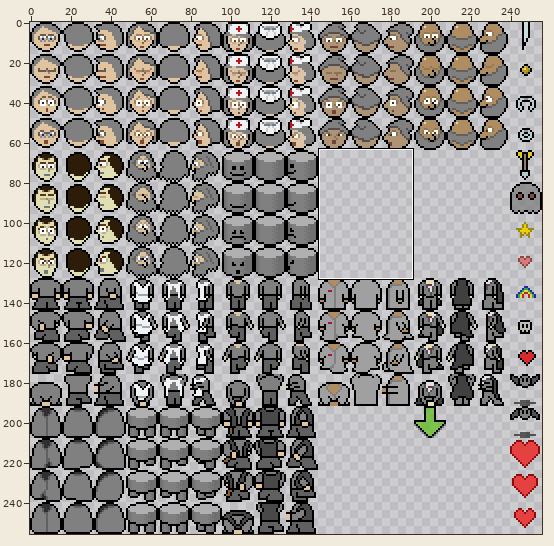
File history of a sprite sheet, src/data/tilesheet/003-hero.png. Above, an overview of the earlier version with the close-up marked.
Close-up. Earlier state:
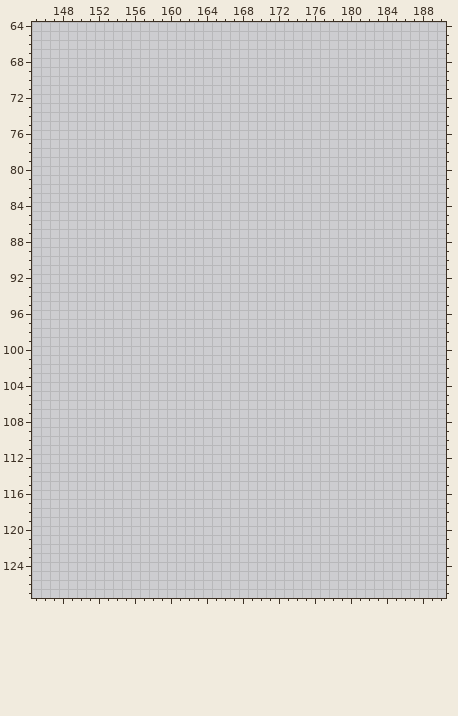
The file is 256x256 pixels. Colours within 5 levels of each other are drawn and written as one. Shown: x 145..190, y 64..127. The commit also changed other parts of the picture, which this record leaves out.
Palette (. is transparent): 
Pixels before (only the part around the change), first column x 145:
 64 ..............................................
 65 ..............................................
 66 ..............................................
 67 ..............................................
 68 ..............................................
 69 ..............................................
 70 ..............................................
 71 ..............................................
 72 ..............................................
 73 ..............................................
 74 ..............................................
 75 ..............................................
 76 ..............................................
 77 ..............................................
 78 ..............................................
 79 ..............................................
 80 ..............................................
 81 ..............................................
 82 ..............................................
 83 ..............................................
 84 ..............................................
 85 ..............................................
 86 ..............................................
 87 ..............................................
 88 ..............................................
 89 ..............................................
 90 ..............................................
 91 ..............................................
 92 ..............................................
 93 ..............................................
 94 ..............................................
 95 ..............................................
 96 ..............................................
 97 ..............................................
 98 ..............................................
 99 ..............................................
100 ..............................................
101 ..............................................
102 ..............................................
103 ..............................................
104 ..............................................
105 ..............................................
106 ..............................................
107 ..............................................
108 ..............................................
109 ..............................................
110 ..............................................
111 ..............................................
112 ..............................................
113 ..............................................
114 ..............................................
115 ..............................................
116 ..............................................
117 ..............................................
118 ..............................................
119 ..............................................
120 ..............................................
121 ..............................................
122 ..............................................
123 ..............................................
124 ..............................................
125 ..............................................
126 ..............................................
127 ..............................................
The result:
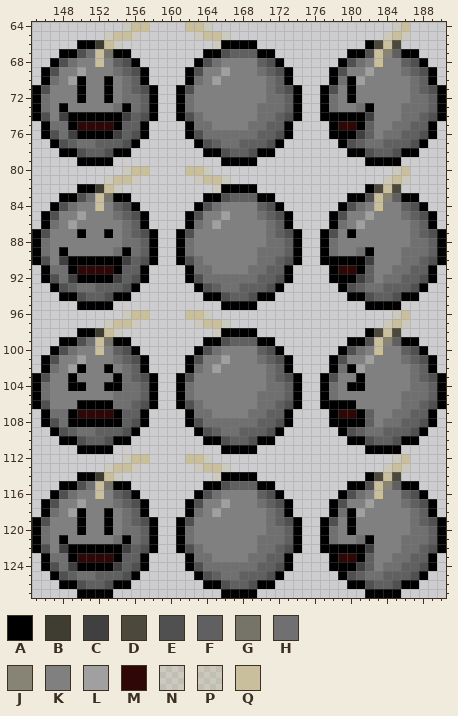
Colours new in this view: A #000000  B #3f3c31  C #404040  D #4c483b  E #505050  F #606060  G #767368  H #707070  J #878476  K #808080  L #a0a0a0  M #2f0707  N #c9bf9c51  P #c9bf9c61  Q #c9bf9c
The edit:
Changed rows in their new state; - is an unchanged pixel.
first column x 145:
 64 ----------NQQ----QQN--------------------PQ----
 65 --------NQQN------NQQN-----------------PQP----
 66 -----AABQN----------NAAAA------------ADQD-----
 67 ---AAEHQGAA--------AAEFFFAA--------AAEQJFAA---
 68 --AEHKKQKFEA------AEHKKKKFEA------AEHKQKKFEA--
 69 -AEKKLKKKHFEA----AEKKLKKKHFEA----AEKKLKKKHFEA-
 70 -AHKLAKKAKHFA----AHKLKKKKKHFA----AHALKKKKKHFA-
 71 AEKKKAKKAKHFEA--AEKKKKKKKKHFEA--AEKAKKKKKKHFEA
 72 AHKKKAKKAKHHFA--AHKKKKKKKKHHFA--AHKAKKKKKKHHFA
 73 AHKAKKKKKHAHFA--AHKKKKKKKHHHFA--AHKKHAKKKHHHFA
 74 AEKCAAAAAACFEA--AEHKKKKKKHHFEA--AAAAACKKKHHFEA
 75 -AHHAMMMMAFFA----AHHKKKKHHFFA----AMMAFKKHHFFA-
 76 -AEHCAAAACFEA----AEHHHHHHFFEA----AAACFKHHFFEA-
 77 --AEFHHFFFEA------AEFHHFFFEA------AEFHHFFFEA--
 78 ---AAEFFEAA--------AAEFFEAA--------AAEFFEAA---
 79 -----AAAA------------AAAA------------AAAA-----
 80 ----------NQQ----QQN--------------------PQ----
 81 --------NQQN------NQQN-----------------PQP----
 82 -----AABQN----------NAAAA------------ADQD-----
 83 ---AAEHQGAA--------AAEFFFAA--------AAEQJFAA---
 84 --AEHKKQKFEA------AEHKKKKFEA------AEHKQKKFEA--
 85 -AEKKLKKKHFEA----AEKKLKKKHFEA----AEKKLKKKHFEA-
 86 -AHKLKKKKKHFA----AHKLKKKKKHFA----AHKLKKKKKHFA-
 87 AEKKKAKKAKHFEA--AEKKKKKKKKHFEA--AEKAKKKKKKHFEA
 88 AHKKKKKKKKHHFA--AHKKKKKKKKHHFA--AHKKKKKKKKHHFA
 89 AHKAKKKKKHAHFA--AHKKKKKKKHHHFA--AHKKHAKKKHHHFA
 90 AEKCAAAAAACFEA--AEHKKKKKKHHFEA--AAAAACKKKHHFEA
 91 -AHHAMMMMAFFA----AHHKKKKHHFFA----AMMAFKKHHFFA-
 92 -AEHCAAAACFEA----AEHHHHHHFFEA----AAACFKHHFFEA-
 93 --AEFHHFFFEA------AEFHHFFFEA------AEFHHFFFEA--
 94 ---AAEFFEAA--------AAEFFEAA--------AAEFFEAA---
 95 -----AAAA------------AAAA------------AAAA-----
 96 ----------NQQ----QQN--------------------PQ----
 97 --------NQQN------NQQN-----------------PQP----
 98 -----AABQN----------NAAAA------------ADQD-----
 99 ---AAEHQGAA--------AAEFFFAA--------AAEQJFAA---
100 --AEHKKQKFEA------AEHKKKKFEA------AEHKQKKFEA--
101 -AEKKLKKKHFEA----AEKKLKKKHFEA----AEKKLKKKHFEA-
102 -AHKLAKKAKHFA----AHKLKKKKKHFA----AHALKKKKKHFA-
103 AEKKAKKKKAHFEA--AEKKKKKKKKHFEA--AEKKAKKKKKHFEA
104 AHKKAAKKAAHHFA--AHKKKKKKKKHHFA--AHKAAKKKKKHHFA
105 AHKKKKKKKHHHFA--AHKKKKKKKHHHFA--AHKKKKKKKHHHFA
106 AEKKKAAAAHHFEA--AEHKKKKKKHHFEA--AAAAKKKKKHHFEA
107 -AHHAMMMMAFFA----AHHKKKKHHFFA----AMMAFKKHHFFA-
108 -AEHAAAAAAFEA----AEHHHHHHFFEA----AAAAFKHHFFEA-
109 --AEFHHFFFEA------AEFHHFFFEA------AEFHHFFFEA--
110 ---AAEFFEAA--------AAEFFEAA--------AAEFFEAA---
111 -----AAAA------------AAAA------------AAAA-----
112 ----------NQQ----QQN--------------------PQ----
113 --------NQQN------NQQN-----------------PQP----
114 -----AABQN----------NAAAA------------ADQD-----
115 ---AAEHQGAA--------AAEFFFAA--------AAEQJFAA---
116 --AEHKKQKFEA------AEHKKKKFEA------AEHKQKKFEA--
117 -AEKKLKKKHFEA----AEKKLKKKHFEA----AEKKLKKKHFEA-
118 -AHKLAKKAKHFA----AHKLKKKKKHFA----AHALKKKKKHFA-
119 AEKKKAKKAKHFEA--AEKKKKKKKKHFEA--AEKAKKKKKKHFEA
120 AHKKKAKKAKHHFA--AHKKKKKKKKHHFA--AHKAKKKKKKHHFA
121 AHKAKKKKKHAHFA--AHKKKKKKKHHHFA--AHKKHAKKKHHHFA
122 AEKCAAAAAACFEA--AEHKKKKKKHHFEA--AAAAACKKKHHFEA
123 -AHHAMMMMAFFA----AHHKKKKHHFFA----AMMAFKKHHFFA-
124 -AEHCAAAACFEA----AEHHHHHHFFEA----AAACFKHHFFEA-
125 --AEFHHFFFEA------AEFHHFFFEA------AEFHHFFFEA--
126 ---AAEFFEAA--------AAEFFEAA--------AAEFFEAA---
127 -----AAAA------------AAAA------------AAAA-----
Changed places in both close-ups, as pixel boxes (x1, y1, x2, y2):
added: (32, 22, 446, 598)
